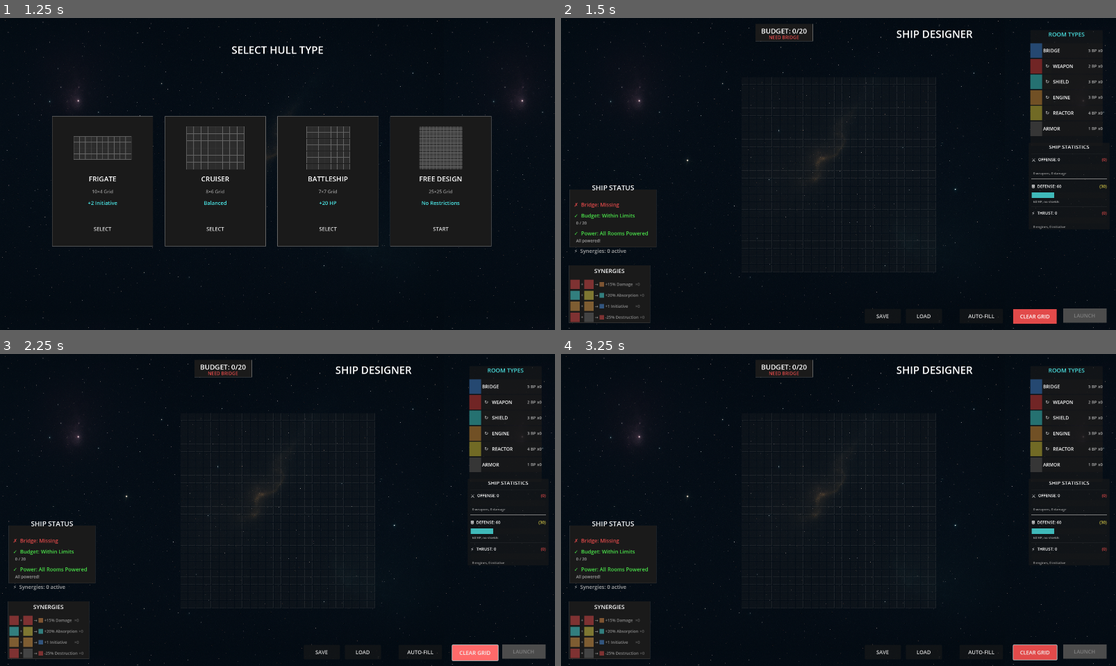
Above: before the commit, frames 1-4 (two rows, left to right).
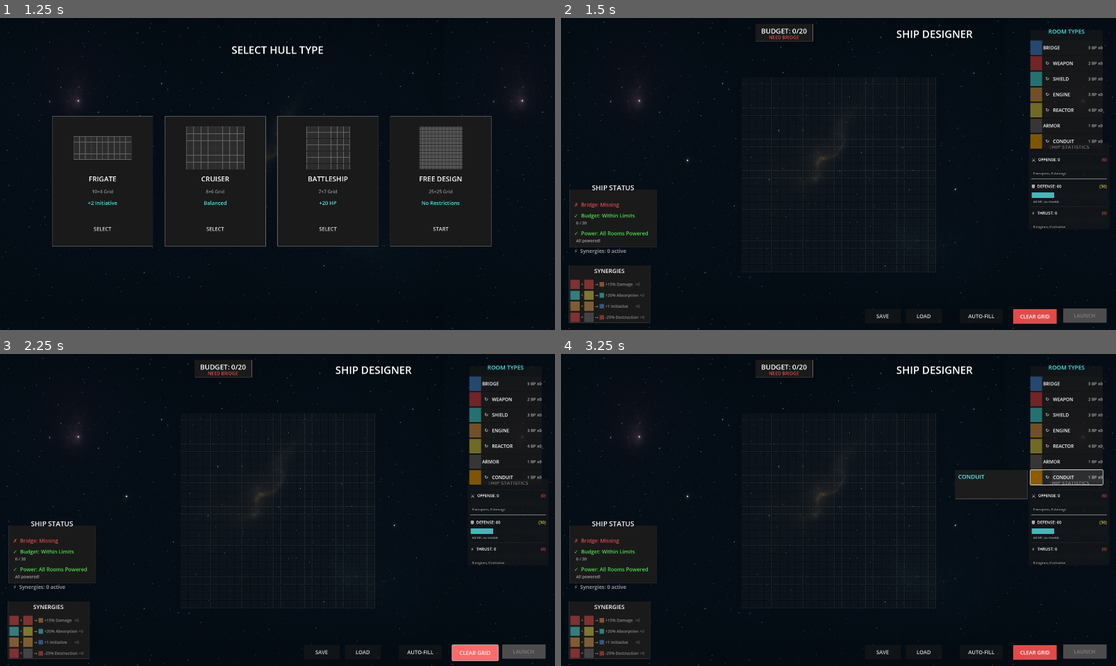
Above: after the commit, the same moments.

Repository: cautiouskurns/Startship-Designer
Game: Godot game, scene res://scenes/mission/MissionSelect.tscn
Two runs of this game, one before a commit and one after it. Both use one fixed random seed, a clock stepped at 60 frames per second and the inputs below. Sound files missing from this copy of the repository are replaced by a short silence.
Inputs (mouse positions are in pixels of both pictures, inside the frame that each line leads up to):
- Up to frame 1 (1.25 s): click "PATROL DUTY" at 0.5 s
- Up to frame 2 (1.5 s): click "START" at 1.25 s
- Up to frame 3 (2.25 s): click "CLEAR GRID" at 2 s
- Up to frame 4 (3.25 s): click (1066, 478) at 2.77 s

Frame 1 is identical in both runs. In frame 2, 1.0% of the frame differs, in the area x 84-98%, y 3-42%; in frame 3, 1.0%; in frame 4, 1.6%, in the area x 71-98%, y 3-99%.

Commit message:
feat: Add Conduit room type and update related UI components

Diff:
--- /dev/null
+++ b/scenes/components/rooms/Conduit.tscn
@@ -0,0 +1,33 @@
+[gd_scene load_steps=2 format=3 uid="uid://room_conduit_001"]
+
+[ext_resource type="Script" path="res://scripts/components/Room.gd" id="1"]
+
+[node name="Conduit" type="Control"]
+layout_mode = 3
+anchors_preset = 0
+script = ExtResource("1")
+room_type = 7
+
+[node name="ColorRect" type="ColorRect" parent="."]
+layout_mode = 1
+anchors_preset = 15
+anchor_right = 1.0
+anchor_bottom = 1.0
+grow_horizontal = 2
+grow_vertical = 2
+color = Color(1, 0.666667, 0, 1)
+
+[node name="Label" type="Label" parent="."]
+layout_mode = 1
+anchors_preset = 15
+anchor_right = 1.0
+anchor_bottom = 1.0
+grow_horizontal = 2
+grow_vertical = 2
+theme_override_colors/font_color = Color(1, 1, 1, 1)
+theme_override_font_sizes/font_size = 8
+text = "CONDUIT"
+horizontal_alignment = 1
+vertical_alignment = 1
+autowrap_mode = 2
+clip_text = true
--- a/scenes/designer/components/RoomPalettePanel.tscn
+++ b/scenes/designer/components/RoomPalettePanel.tscn
@@ -52,3 +52,7 @@
 [node name="ArmorButton" parent="VBoxContainer" instance=ExtResource("2")]
 layout_mode = 2
 room_type = 6
+
+[node name="ConduitButton" parent="VBoxContainer" instance=ExtResource("2")]
+layout_mode = 2
+room_type = 7
--- a/scripts/data/RoomData.gd
+++ b/scripts/data/RoomData.gd
@@ -8,7 +8,8 @@
 	SHIELD,
 	ENGINE,
 	REACTOR,
-	ARMOR
+	ARMOR,
+	CONDUIT
 }
 
 ## Helper function to generate rectangular room shape from width and height
@@ -27,7 +28,8 @@
 	RoomType.SHIELD: 3,  # Unchanged (occupies 2 tiles)
 	RoomType.ENGINE: 3,  # Phase 10.7: Changed from 2 (now occupies 4 tiles in 2×2)
 	RoomType.REACTOR: 4,  # Phase 10.7: Changed to 4 (now occupies 6 tiles in 3×2 rectangle)
-	RoomType.ARMOR: 1   # Unchanged (occupies 1 tile)
+	RoomType.ARMOR: 1,   # Unchanged (occupies 1 tile)
+	RoomType.CONDUIT: 1  # Feature 2.1: EPS conduit (occupies 1 tile)
 }
 
 ## Room shapes - just specify width×height, helper function generates coordinates
@@ -38,7 +40,8 @@
 	RoomType.SHIELD: make_rect_shape(2, 1),  # 2×1 horizontal bar
 	RoomType.ENGINE: make_rect_shape(2, 2),  # 2×2 square
 	RoomType.REACTOR: make_rect_shape(3, 2), # 3×2 rectangle
-	RoomType.ARMOR: make_rect_shape(1, 1)    # 1×1 single tile
+	RoomType.ARMOR: make_rect_shape(1, 1),   # 1×1 single tile
+	RoomType.CONDUIT: make_rect_shape(1, 1)  # 1×1 single tile
 }
 
 ## Room colors (hex values from design doc)
@@ -49,7 +52,8 @@
 	RoomType.SHIELD: Color(0.290, 0.886, 0.886),    # #4AE2E2 cyan
 	RoomType.ENGINE: Color(0.886, 0.627, 0.290),    # #E2A04A orange
 	RoomType.REACTOR: Color(0.886, 0.831, 0.290),   # #E2D44A yellow
-	RoomType.ARMOR: Color(0.424, 0.424, 0.424)      # #6C6C6C gray
+	RoomType.ARMOR: Color(0.424, 0.424, 0.424),     # #6C6C6C gray
+	RoomType.CONDUIT: Color(1.0, 0.667, 0.0)        # #FFAA00 yellow-orange
 }
 
 ## Room display labels
@@ -60,7 +64,8 @@
 	RoomType.SHIELD: "SHIELD",
 	RoomType.ENGINE: "ENGINE",
 	RoomType.REACTOR: "REACTOR",
-	RoomType.ARMOR: "ARMOR"
+	RoomType.ARMOR: "ARMOR",
+	RoomType.CONDUIT: "CONDUIT"
 }
 
 ## Placement constraints (column indices, -1 means any column)
@@ -75,7 +80,8 @@
 	RoomType.SHIELD: [],       # Any column
 	RoomType.ENGINE: [0, 1],   # Leftmost 2 columns (back of ship)
 	RoomType.REACTOR: [],      # Any column
-	RoomType.ARMOR: []         # Any column
+	RoomType.ARMOR: [],        # Any column
+	RoomType.CONDUIT: []       # Any column
 }
 
 ## Get cost for a room type
--- a/scripts/designer/RoomPalettePanel.gd
+++ b/scripts/designer/RoomPalettePanel.gd
@@ -13,6 +13,7 @@
 @onready var engine_button: RoomTypeButton = $VBoxContainer/EngineButton
 @onready var reactor_button: RoomTypeButton = $VBoxContainer/ReactorButton
 @onready var armor_button: RoomTypeButton = $VBoxContainer/ArmorButton
+@onready var conduit_button: RoomTypeButton = $VBoxContainer/ConduitButton
 
 ## Track currently selected button
 var selected_button: RoomTypeButton = null
@@ -21,7 +22,7 @@
 var all_buttons: Array[RoomTypeButton] = []
 
 func _ready():
-	all_buttons = [bridge_button, weapon_button, shield_button, engine_button, reactor_button, armor_button]
+	all_buttons = [bridge_button, weapon_button, shield_button, engine_button, reactor_button, armor_button, conduit_button]
 
 	# Connect signals from all buttons
 	for button in all_buttons:
--- a/scripts/designer/ShipDesigner.gd
+++ b/scripts/designer/ShipDesigner.gd
@@ -54,6 +54,11 @@
 
 ## Currently hovered tile
 var hovered_tile: GridTile = null
+
+## Drag-to-place state for conduits (Feature 2.1)
+var is_dragging_conduit: bool = false
+var drag_start_tile: GridTile = null
+var drag_current_line: Array[Vector2i] = []  # Tiles in current drag line
 
 ## Preload SynergyIndicator scene
 var synergy_indicator_scene = preload("res://scenes/designer/components/SynergyIndicator.tscn")
@@ -65,7 +70,8 @@
 	RoomData.RoomType.SHIELD: preload("res://scenes/components/rooms/Shield.tscn"),
 	RoomData.RoomType.ENGINE: preload("res://scenes/components/rooms/Engine.tscn"),
 	RoomData.RoomType.REACTOR: preload("res://scenes/components/rooms/Reactor.tscn"),
-	RoomData.RoomType.ARMOR: preload("res://scenes/components/rooms/Armor.tscn")
+	RoomData.RoomType.ARMOR: preload("res://scenes/components/rooms/Armor.tscn"),
+	RoomData.RoomType.CONDUIT: preload("res://scenes/components/rooms/Conduit.tscn")
 }
 
 ## Track all placed room instances (Phase 7.1 - multi-tile rooms)
@@ -734,7 +740,8 @@
 		RoomData.RoomType.SHIELD: 0,
 		RoomData.RoomType.ENGINE: 0,
 		RoomData.RoomType.REACTOR: 0,
-		RoomData.RoomType.ARMOR: 0
+		RoomData.RoomType.ARMOR: 0,
+		RoomData.RoomType.CONDUIT: 0
 	}
 
 	# Count room instances (not tiles, to avoid counting multi-tile rooms multiple times)
@@ -751,7 +758,7 @@
 
 	# Check each room type
 	for room_type in [RoomData.RoomType.BRIDGE, RoomData.RoomType.WEAPON, RoomData.RoomType.SHIELD,
-					  RoomData.RoomType.ENGINE, RoomData.RoomType.REACTOR, RoomData.RoomType.ARMOR]:
+					  RoomData.RoomType.ENGINE, RoomData.RoomType.REACTOR, RoomData.RoomType.ARMOR, RoomData.RoomType.CONDUIT]:
 		var can_afford = true
 		var can_place_somewhere = false
 
